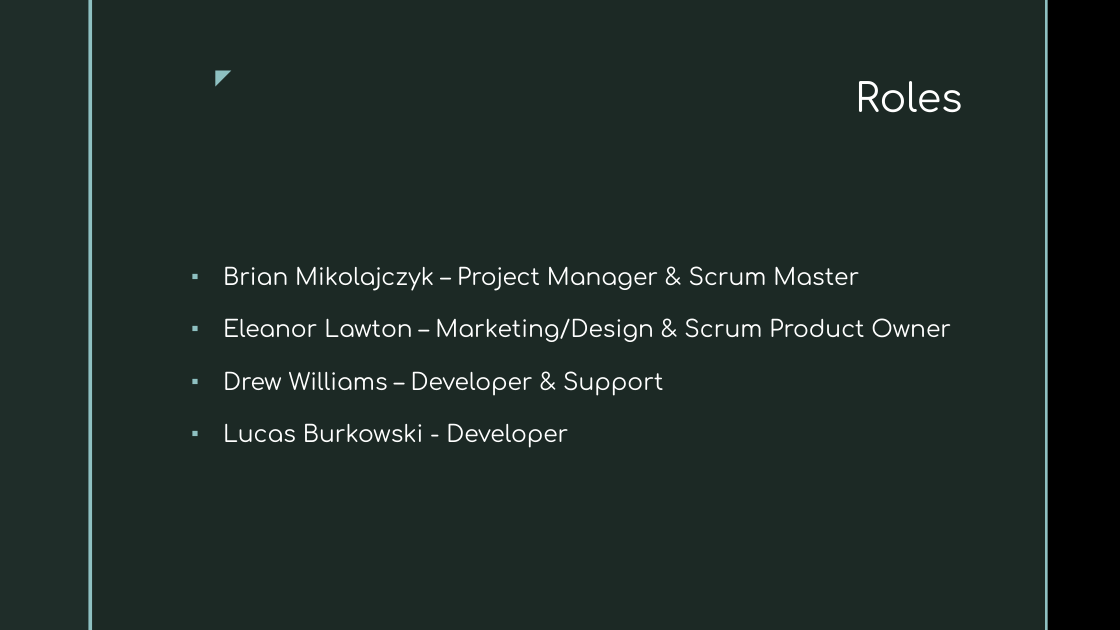
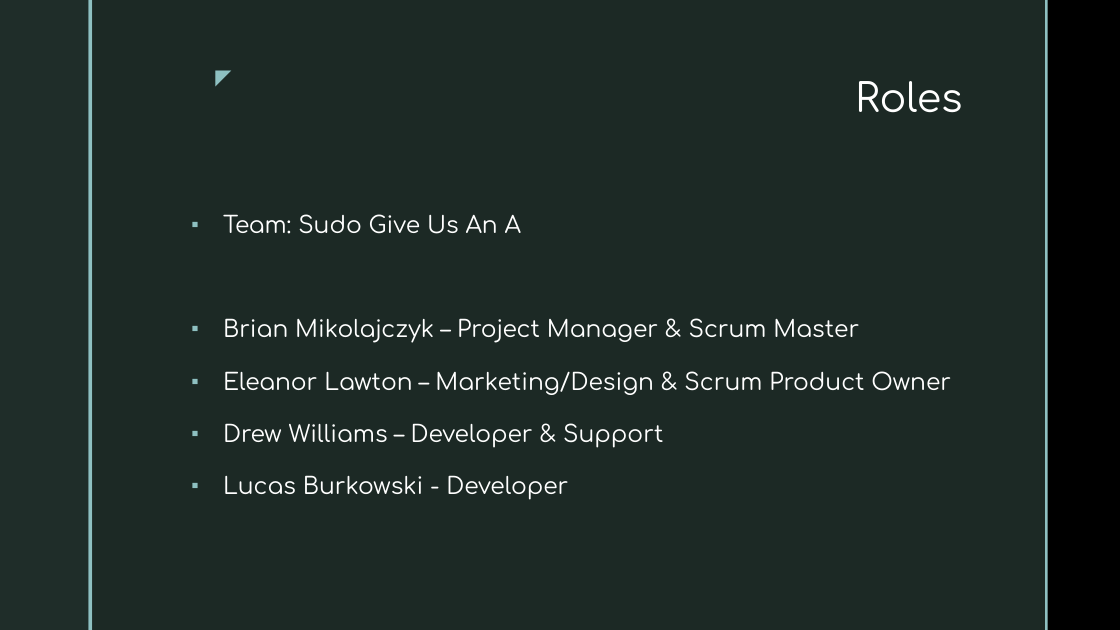
Before and after one commit to COSC481W-2019Winter/classproject-sudo-give_us_an_a, a slide deck: slide 3 of docs/Final Demo Presentation.pptx. Drawn at 1120x630 pixels with LibreOffice and Linux fonts; fonts in the diff are those of the drawing; background and template pictures are left out. Boxes give left, top, right and bottom in pixels: in the first picture for what was removed or moved away, otherwise in the second. Text is boxed around its words. In the diff, an @@ line names an element or a change of style, - is before the commit and + after.

Commit message:
Added team name

```diff
--- a/docs/Final Demo Presentation.pptx
+++ b/docs/Final Demo Presentation.pptx
@@ text at (223, 214, 521, 234): paragraph added @@
+▪ Team: Sudo Give Us An A
```
